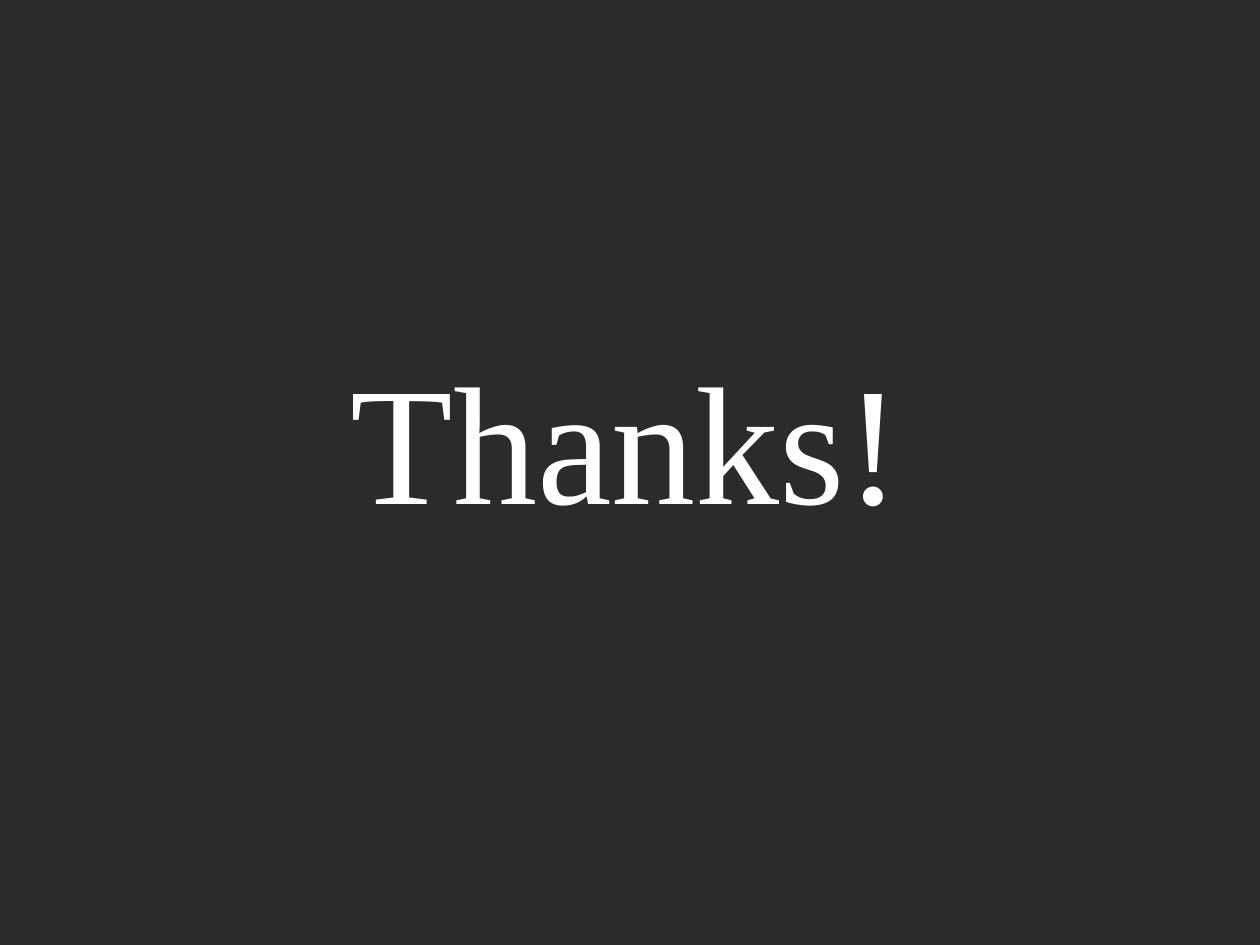
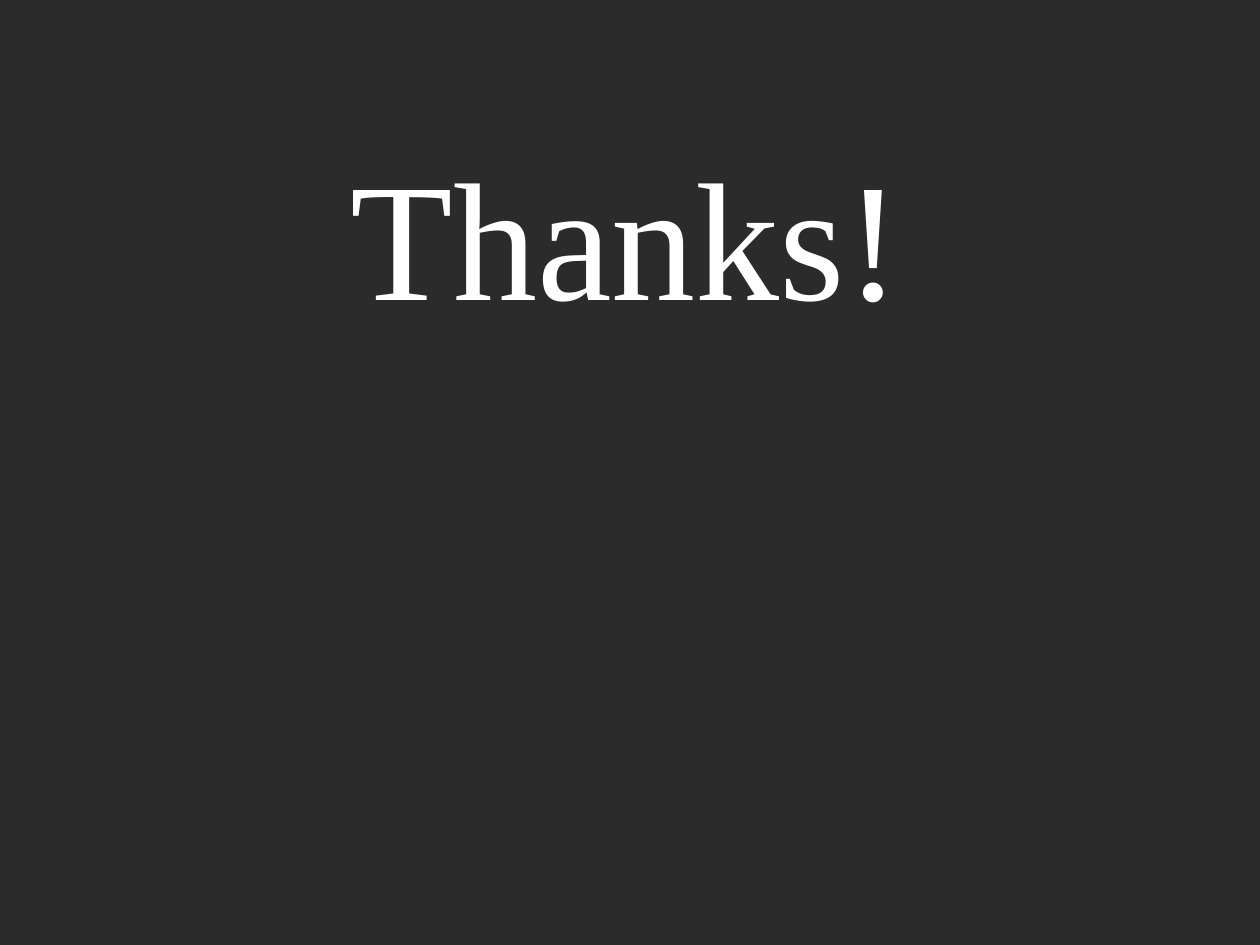
Before and after one commit to raynald/ETH_BBBigData, a slide deck: slide 6 of report_mile_stone3/Milestone 3.pptx. Drawn at 1260x945 pixels with LibreOffice and Linux fonts; fonts in the diff are those of the drawing; background and template pictures are left out; a plain dark background stands for a picture behind light text. Boxes give left, top, right and bottom in pixels: in the first picture for what was removed or moved away, otherwise in the second. Text is boxed around its words. In the diff, an @@ line names an element or a change of style, - is before the commit and + after.

```diff
--- a/report_mile_stone3/Milestone 3.pptx
+++ b/report_mile_stone3/Milestone 3.pptx
@@ text "Thanks!" at box(351, 183, 901, 303): indent changed; less space between paragraphs @@
```
Also in this commit, not shown: 4 other slides changed, 1 other file.
